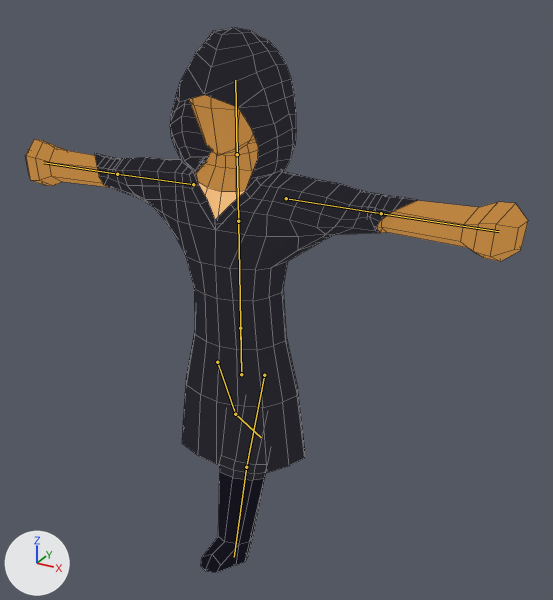
Two versions of the Blender file Assets/Prefabs/Visiteur/Visitor.blend, one commit apart.
One viewpoint serves both versions: a 50 mm lens placed at (4.52, -7.3, 3.86), pointed at (0.39, 0.2, 0.12). Every picture has the same lights, and +X, +Y and +Z are marked at lower left. Both versions are drawn at frame 7 of the action 'Armature.002Action.002'; the numbers are the values there. The bones that bend it are drawn over the model as lines. Mesh edges are drawn as thin lines.

Objects in the first picture: 'ServeurMesh'.
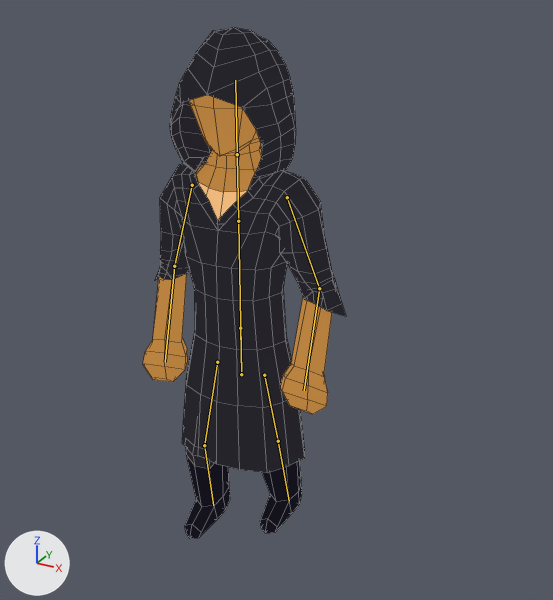
Commit message: Fix d'animations serveurs

Boxes (x1, y1, x2, y2) around the edits, measured in the pictures (553 x 600 px):
'ServeurMesh', posed (60% narrower, 6% shorter): before (25, 27, 528, 573); after (143, 27, 346, 539)
bone 'Jambe.L.001', root to tip: before (264, 375) to (246, 467); after (264, 375) to (278, 441)
bone 'Jambe.L.002', root to tip: before (246, 467) to (234, 557); after (278, 441) to (289, 501)
bone 'Bras.L.001', root to tip: before (286, 198) to (381, 213); after (287, 197) to (319, 288)
bone 'Bras.L.002', root to tip: before (381, 213) to (499, 231); after (319, 288) to (304, 390)
bone 'Bras.R.001', root to tip: before (193, 184) to (117, 174); after (192, 185) to (174, 266)
bone 'Bras.R.002', root to tip: before (117, 174) to (43, 162); after (174, 266) to (165, 362)
bone 'Jambe.R.001', root to tip: before (217, 362) to (235, 414); after (217, 362) to (204, 445)
bone 'Jambe.R.002', root to tip: before (235, 414) to (261, 437); after (204, 445) to (213, 505)

The change in detail:
Bone 'Jambe.L.001' (bone_jambe_l_001) turns from (-27, -1, 0) to (15, 1, 0) degrees about its own x, y and z.
Bone 'Jambe.L.002' (bone_jambe_l_002) turns from (4, 0, 0) to (-5, 0, 0) degrees about its own x, y and z.
Bone 'Torse.002' (bone_torse_002) turns from (0, 1, 0) to (0, 4, 0) degrees about its own x, y and z.
Bone 'Bras.L.001' (bone_bras_l_001) turns from (0, 0, 0) to (-5, 0, -70) degrees about its own x, y and z.
Bone 'Bras.L.002' (bone_bras_l_002) turns from (0, 0, 0) to (22, 0, -20) degrees about its own x, y and z.
Bone 'Bras.R.001' (bone_bras_r_001) turns from (0, 0, 0) to (-3, 0, 73) degrees about its own x, y and z.
Bone 'Bras.R.002' (bone_bras_r_002) turns from (0, 0, 0) to (22, 0, 19) degrees about its own x, y and z.
Bone 'Jambe.R.001' (bone_jambe_r_001) turns from (26, -1, 0) to (-14, 1, 0) degrees about its own x, y and z.
Bone 'Jambe.R.002' (bone_jambe_r_002) turns from (14, 0, 0) to (22, -1, 0) degrees about its own x, y and z.
